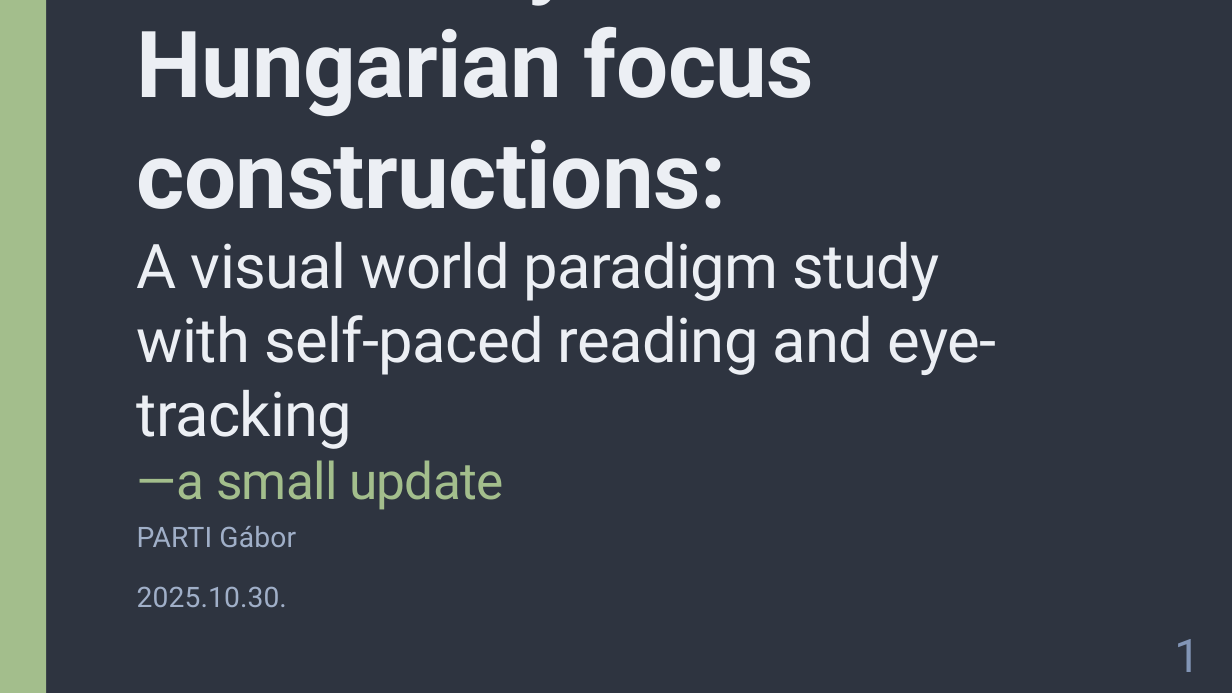
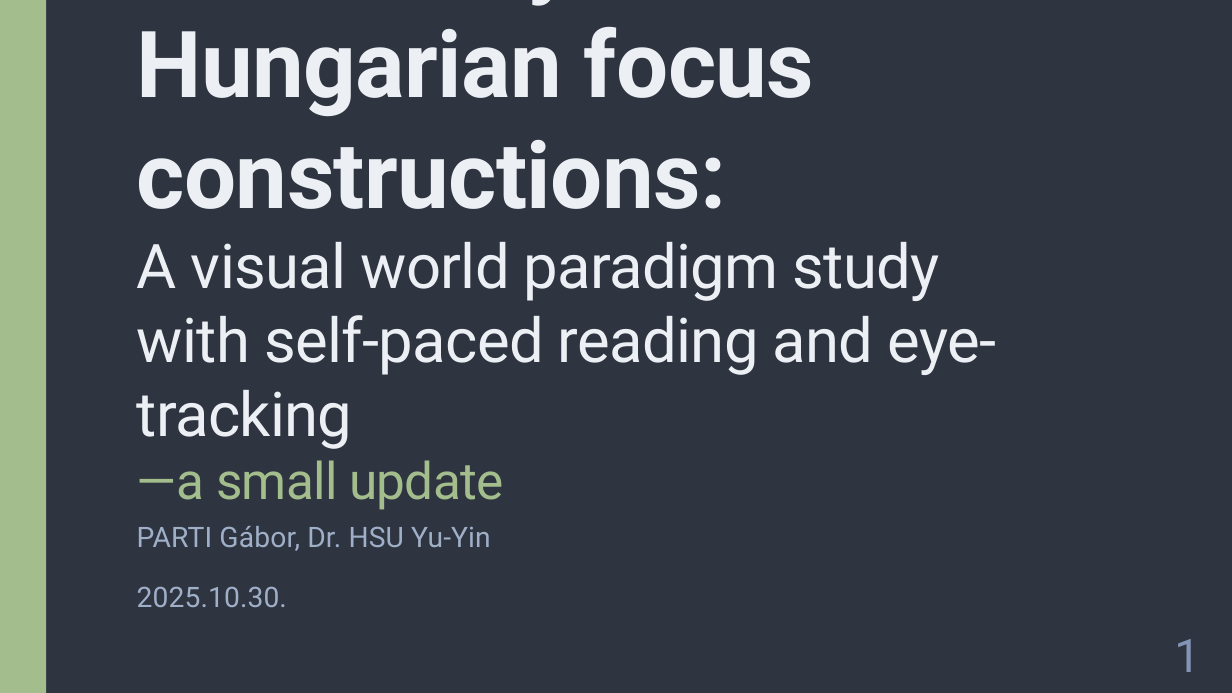
Before and after one commit to partigabor/pcibex-hun, a slide deck: slide 1 of hun.pptx. Drawn at 1232x693 pixels with LibreOffice and Linux fonts; fonts in the diff are those of the drawing. Boxes give left, top, right and bottom in pixels: in the first picture for what was removed or moved away, otherwise in the second. Text is boxed around its words. In the diff, an @@ line names an element or a change of style, - is before the commit and + after.

```diff
--- a/hun.pptx
+++ b/hun.pptx
@@ subtitle at <box>137,526,491,551</box>: text changed @@
-PARTI Gábor
+PARTI Gábor, Dr. HSU Yu-Yin
```
Also in this commit, not shown: 3 other slides changed, 21 other files.
